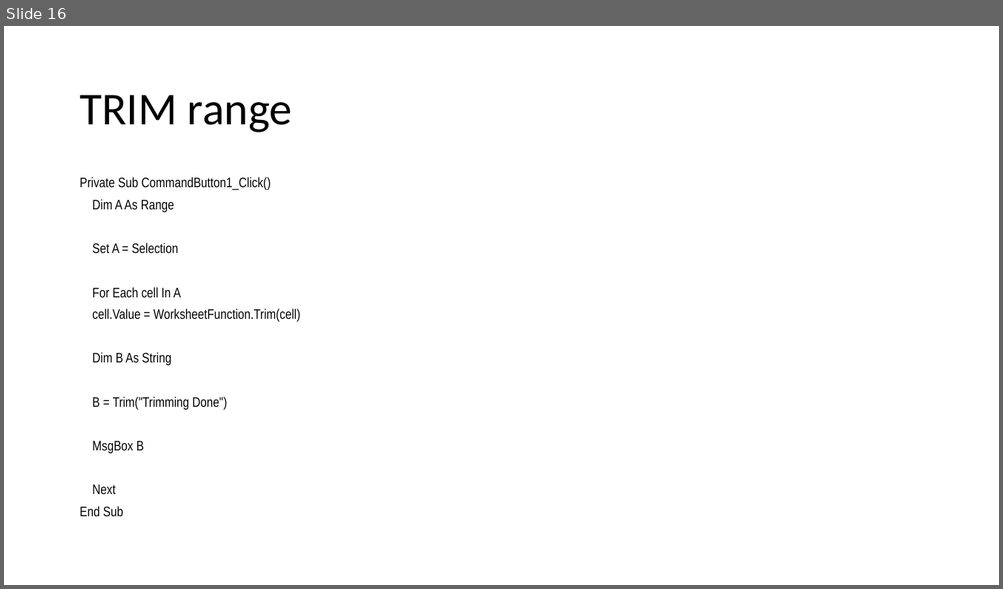
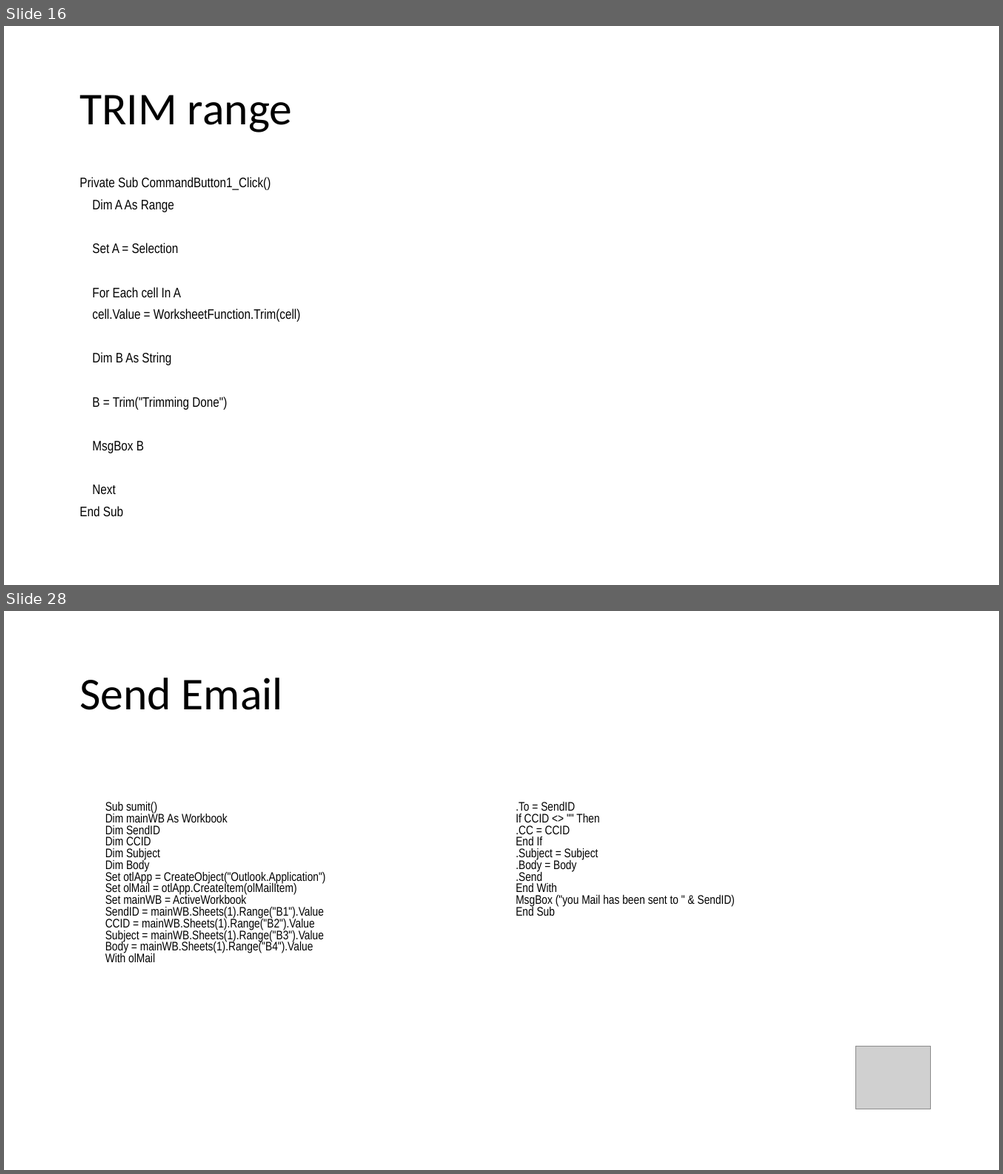
Before and after one commit to daoxuantruong/Demo, a slide deck: VBA_Basic.pptx. Shown one above the other, each under a label of ours: slide 16 before the commit, slides 16 and 28 after it; the slides between them are not shown. The pictures are 1003x589 and 1003x1174 pixels, drawn with LibreOffice and Linux fonts; fonts in the diff are those of the drawing; grey boxes stand for pictures. Boxes give left, top, right and bottom in pixels: in the first picture for what was removed or moved away, otherwise in the second. Text is boxed around its words. In the diff, an @@ line names an element or a change of style, - is before the commit and + after.

```diff
--- a/VBA_Basic.pptx
+++ b/VBA_Basic.pptx
@@ slide 28 added at [4, 611, 999, 1170], background #FFFFFF @@
@@ title added at [79, 678, 283, 710], 44 pt, text #000000 @@
+Send Email
@@ table added at [98, 798, 919, 1120], 1 rows, 2 columns @@
+Sub sumit() / Dim mainWB As Workbook / Dim SendID / Dim CCID / Dim Subject / Dim Body / Set otlApp = CreateObject("Outlook.Application") / Set olMail = otlApp.CreateItem(olMailItem) / Set mainWB = ActiveWorkbook / SendID = mainWB.Sheets(1).Range("B1").Value / CCID = mainWB.Sheets(1).Range("B2").Value / Subject = mainWB.Sheets(1).Range("B3").Value / Body = mainWB.Sheets(1).Range("B4").Value / With olMail | .To = SendID / If CCID <> "" Then / .CC = CCID / End If / .Subject = Subject / .Body = Body / .Send / End With / MsgBox ("you Mail has been sent to " & SendID) / End Sub
@@ picture added at [856, 1047, 930, 1110] @@
```
Also in this commit, not shown: 23 other slides added, 7 other files.
